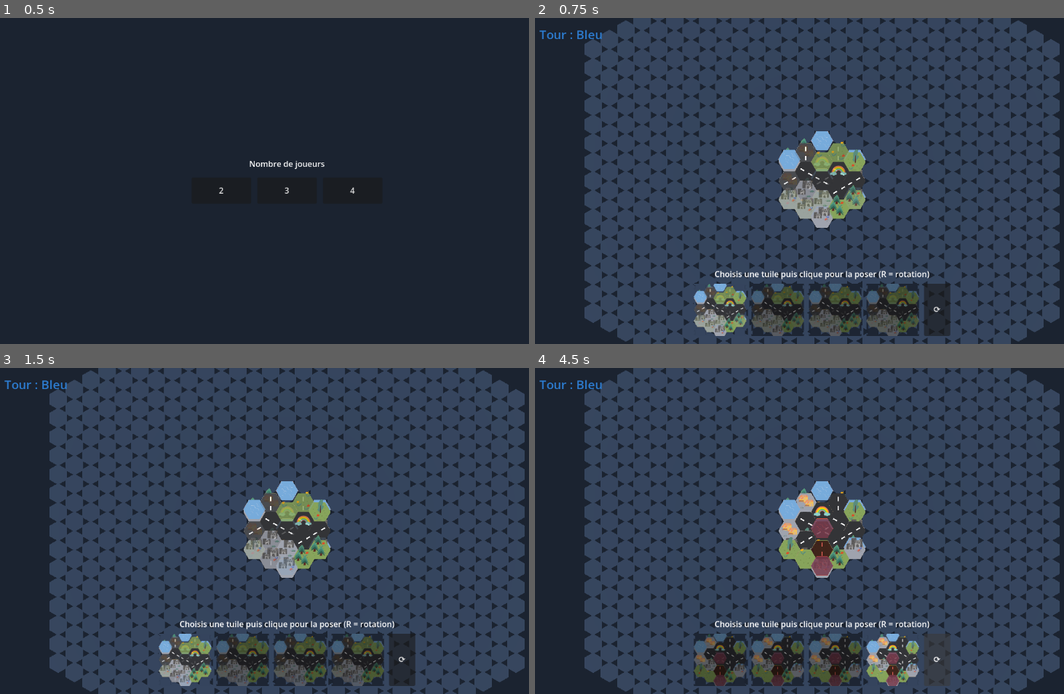
Above: before the commit, frames 1-4 (two rows, left to right).
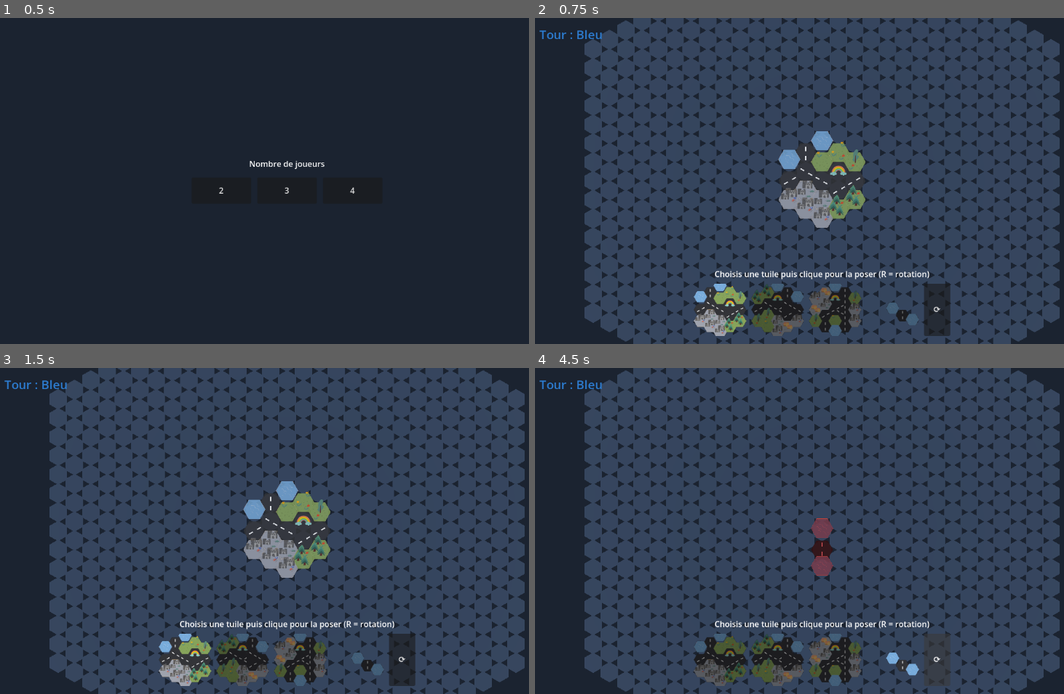
Above: after the commit, the same moments.

Repository: yoann-shopopop/shopopop-express
Game: Godot game, scene res://scenes/main.tscn
Two runs of this game, one before a commit and one after it. Both use one fixed random seed, a clock stepped at 60 frames per second and the inputs below.
Inputs (mouse positions are in pixels of both pictures, inside the frame that each line leads up to):
- Up to frame 1 (0.5 s): no input
- Up to frame 2 (0.75 s): click "2" at 0.5 s
- Up to frame 3 (1.5 s): click (185, 661) at 1.27 s
- Up to frame 4 (4.5 s): click (778, 661) at 2.02 s; click (836, 661) at 2.77 s; click (894, 661) at 3.52 s; click "⟳" at 4.25 s

Frame 1 is identical in both runs. In frame 2, 4.3% of the frame differs, in the area x 29-73%, y 34-98%; in frame 3, 4.4%; in frame 4, 6.6%.

Commit message:
fix(view): variantes de texture stables + previews isolées
La variante de texture est désormais tirée de l'offset LOCAL de la case (et
non de sa position absolue), donc elle ne change plus à chaque rafraîchissement
ni selon le placement. Les SubViewports de preview utilisent own_world_3d pour
ne plus voir/injecter de tuiles dans le monde du plateau (fin des doublons).

Co-Authored-By: Claude Opus 4.8 <noreply@anthropic.com>

Diff:
--- a/src/view/block_ghost.gd
+++ b/src/view/block_ghost.gd
@@ -59,7 +59,8 @@
 	var typed := _block.get_typed_cells(_anchor, _rotation)
 	var road_cells := TileSprite.road_cells_of(typed)
 	var tint := _tint()
-	for tc in typed:
-		var sprite := TileSprite.make(tc["cell"], tc["type"], road_cells, GameConfig.HEX_SIZE)
+	for i in typed.size():
+		var tc: Dictionary = typed[i]
+		var sprite := TileSprite.make(tc["cell"], tc["type"], road_cells, GameConfig.HEX_SIZE, _block.cells[i])
 		sprite.modulate = tint
 		add_child(sprite)
--- a/src/view/hex_grid_view.gd
+++ b/src/view/hex_grid_view.gd
@@ -31,8 +31,10 @@
 		child.queue_free()
 	for piece in _board.pieces():
 		var road_cells := TileSprite.road_cells_of(piece.typed_cells)
-		for tc in piece.typed_cells:
-			_tiles_root.add_child(TileSprite.make(tc["cell"], tc["type"], road_cells, GameConfig.HEX_SIZE))
+		for i in piece.typed_cells.size():
+			var tc: Dictionary = piece.typed_cells[i]
+			var local: Vector2i = piece.block_def.cells[i]
+			_tiles_root.add_child(TileSprite.make(tc["cell"], tc["type"], road_cells, GameConfig.HEX_SIZE, local))
 	_refresh_outlines()
 	_refresh_markers()
 
--- a/src/view/tile_preview.gd
+++ b/src/view/tile_preview.gd
@@ -12,6 +12,7 @@
 	var vp := SubViewport.new()
 	vp.size = Vector2i(SIZE, SIZE)
 	vp.transparent_bg = true
+	vp.own_world_3d = true  # isolate from the board world so preview tiles don't leak onto the board
 	vp.render_target_update_mode = SubViewport.UPDATE_ALWAYS
 	host.add_child(vp)
 
@@ -25,7 +26,8 @@
 
 	var typed := block.get_typed_cells(Vector2i.ZERO, 0)
 	var road_cells := TileSprite.road_cells_of(typed)
-	for tc in typed:
-		vp.add_child(TileSprite.make(tc["cell"], tc["type"], road_cells, 1.0))
+	for i in typed.size():
+		var tc: Dictionary = typed[i]
+		vp.add_child(TileSprite.make(tc["cell"], tc["type"], road_cells, 1.0, block.cells[i]))
 
 	return vp.get_texture()
--- a/src/view/tile_sprite.gd
+++ b/src/view/tile_sprite.gd
@@ -13,8 +13,10 @@
 
 
 ## A textured sprite for [param cell] of [param type]. [param road_cells] is the set (Dictionary
-## keyed by Vector2i) of road cells in the same piece, used to orient roads.
-static func make(cell: Vector2i, type: int, road_cells: Dictionary, size: float) -> Sprite3D:
+## keyed by Vector2i) of road cells in the same piece, used to orient roads. [param variant_seed]
+## is the cell's LOCAL offset within its block, so the random texture variant stays stable wherever
+## the block is previewed, placed or rotated.
+static func make(cell: Vector2i, type: int, road_cells: Dictionary, size: float, variant_seed: Vector2i) -> Sprite3D:
 	var sprite := Sprite3D.new()
 	sprite.pixel_size = (2.0 * size) / TEX_W
 	sprite.offset = Vector2(0, OFFSET_Y_PX)
@@ -30,7 +32,7 @@
 		yaw = float(meta["steps"]) * PI / 3.0
 	else:
 		var variants := TileTextures.variants(type)
-		sprite.texture = variants[_variant_of(cell, variants.size())]
+		sprite.texture = variants[_variant_of(variant_seed, variants.size())]
 
 	var pos := HexUtils.axial_to_world(cell, size)
 	pos.y = pos.z * SORT_K
